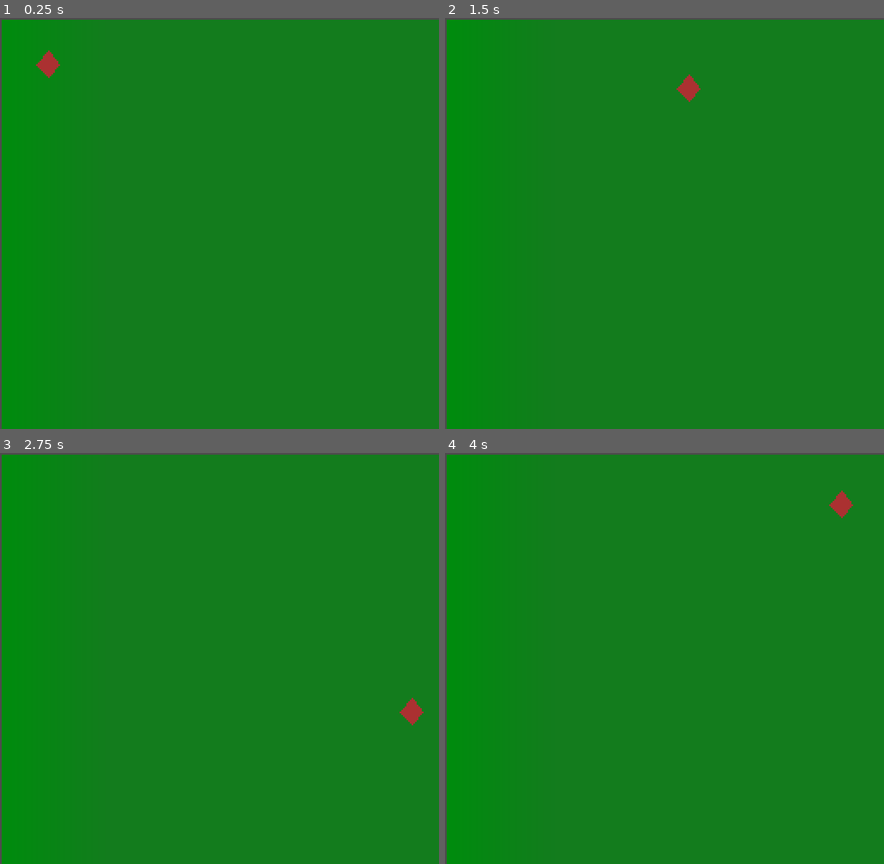
Above: before the commit, frames 1-4 (two rows, left to right).
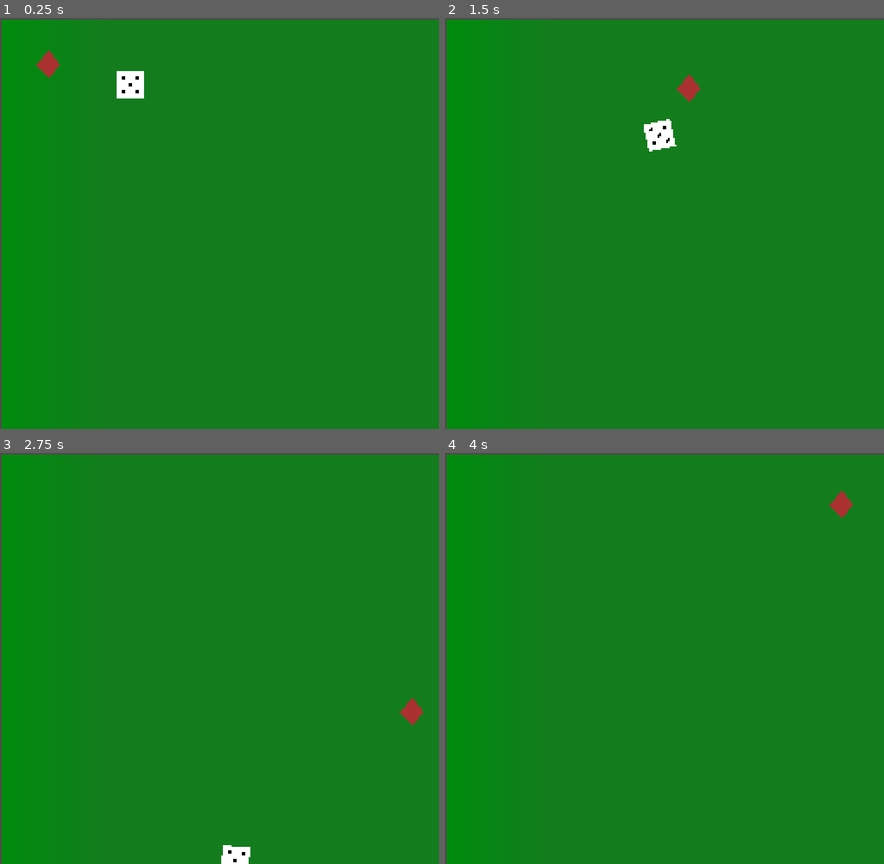
Above: after the commit, the same moments.

Repository: jonathandavidlewis/pair-programming-jam-00
Game: Godot game, scene res://src/Main.tscn
Two runs of this game, one before a commit and one after it. Both use one fixed random seed, a clock stepped at 60 frames per second and the inputs below.
Inputs:
- Up to frame 1 (0.25 s): no input
- Up to frame 2 (1.5 s): tap Enter at 0.5 s; hold Right (ui_right) 0.53-1.28 s; hold Down (ui_down) from 1.28 s (still down)
- Up to frame 3 (2.75 s): release Down (ui_down) at 2.03 s; hold Right (ui_right) from 2.03 s (still down)
- Up to frame 4 (4 s): release Right (ui_right) at 2.78 s; hold Up (ui_up) 2.78-3.53 s; tap Space at 3.5 s; hold Left (ui_left) from 3.53 s (still down)

The runs differ from the first frame. In frame 1, 0.4% of the frame differs, in the area x 26-33%, y 12-20%; in frame 2, 0.4%; in frame 3, 0.3%; in frame 4, nothing differs.

Commit message:
Adds die asset and collision

Diff:
--- a/project/src/Main.tscn
+++ b/project/src/Main.tscn
@@ -1,6 +1,7 @@
-[gd_scene load_steps=4 format=2]
+[gd_scene load_steps=5 format=2]
 
 [ext_resource path="res://src/PlayerChar.tscn" type="PackedScene" id=1]
+[ext_resource path="res://src/Node2DDie.tscn" type="PackedScene" id=2]
 
 [sub_resource type="Gradient" id=1]
 offsets = PoolRealArray( 0.027933, 1 )
@@ -19,3 +20,6 @@
 
 [node name="PlayerChar" parent="." instance=ExtResource( 1 )]
 position = Vector2( 28, 27 )
+
+[node name="Node2DDie" parent="." instance=ExtResource( 2 )]
+position = Vector2( 76, 39 )
--- /dev/null
+++ b/project/src/Node2DDie.tscn
@@ -0,0 +1,15 @@
+[gd_scene load_steps=3 format=2]
+
+[ext_resource path="res://asset/die-sprite.png" type="Texture" id=1]
+
+[sub_resource type="RectangleShape2D" id=1]
+extents = Vector2( 8, 8 )
+
+[node name="Die" type="RigidBody2D"]
+gravity_scale = 0.0
+
+[node name="CollisionShape2D" type="CollisionShape2D" parent="."]
+shape = SubResource( 1 )
+
+[node name="Sprite" type="Sprite" parent="."]
+texture = ExtResource( 1 )
Binary file added: project/asset/die-sprite.png
Not shown, added: project/asset/die-sprite.png.import
Not shown, added: asset-sources/die-sprite.pxo
